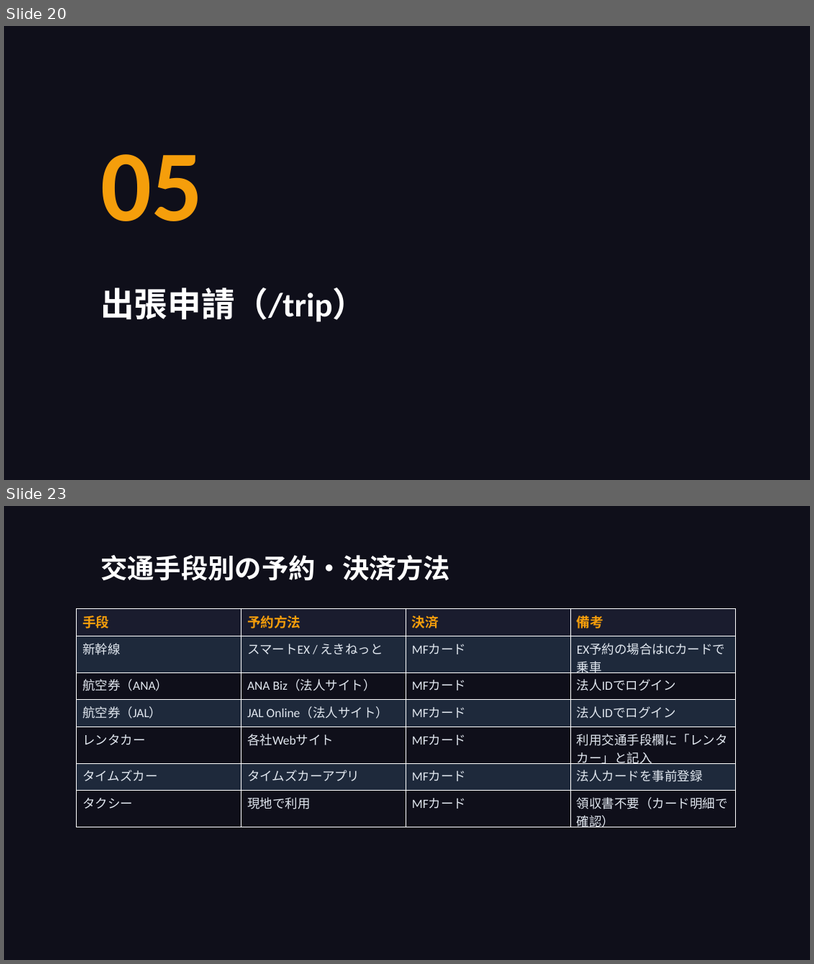
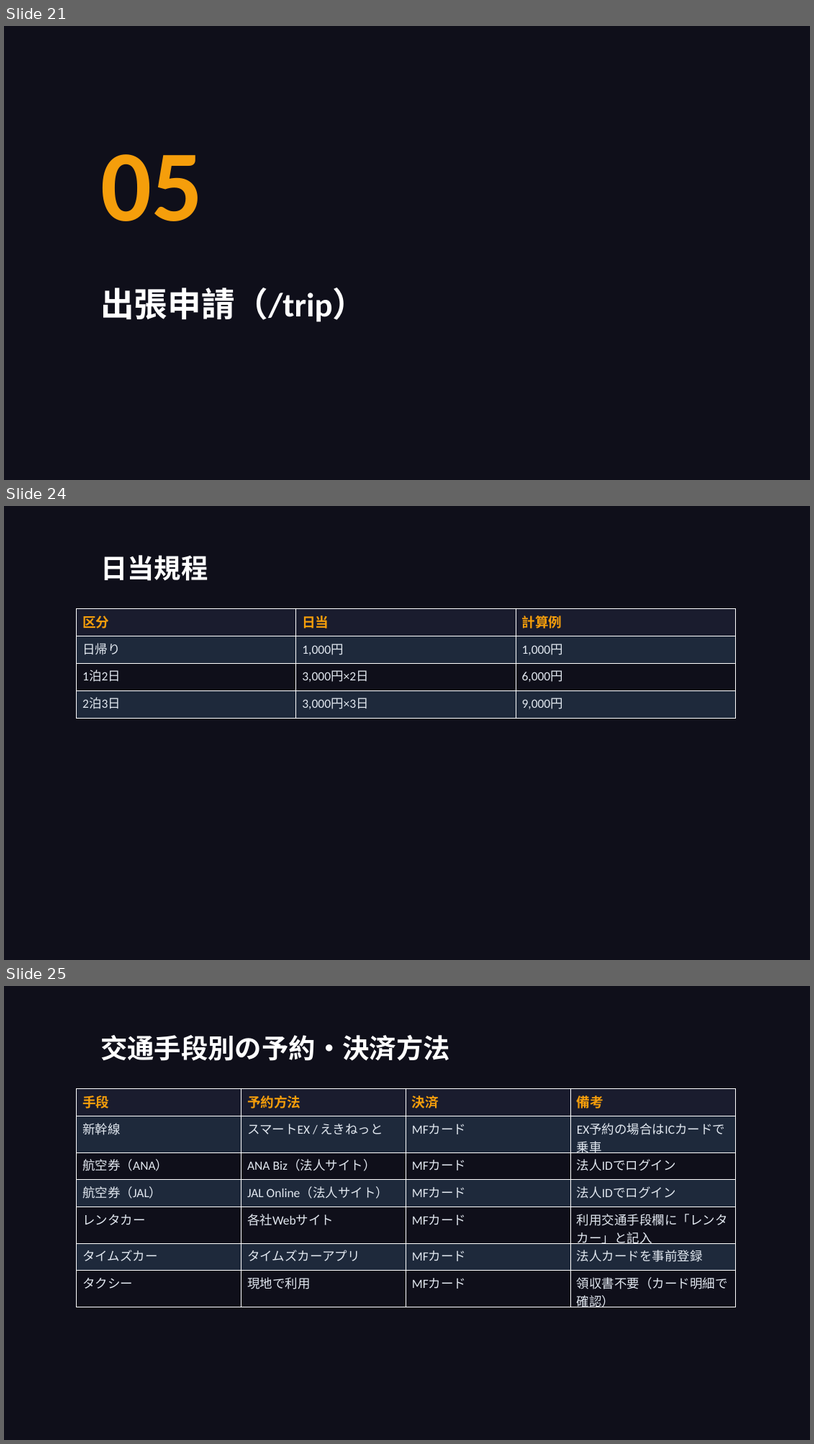
Before and after one commit to takeshiizawa123/next-procurement-poc, a slide deck: docs/user-manual.pptx. Shown one above the other, each under a label of ours: slides 20 and 23 before the commit, slides 21, 24 and 25 after it; the slides between them are not shown. The pictures are 814x964 and 814x1444 pixels, drawn with LibreOffice and Linux fonts; fonts in the diff are those of the drawing. Boxes give left, top, right and bottom in pixels: in the first picture for what was removed or moved away, otherwise in the second. Text is boxed around its words. In the diff, an @@ line names an element or a change of style, - is before the commit and + after.

```diff
--- a/docs/user-manual.pptx
+++ b/docs/user-manual.pptx
@@ slide 24 added at (4, 506, 810, 960), background #0F0F1A @@
@@ text added at (100, 555, 208, 581), 32 pt, text #FFFFFF, bold @@
+日当規程
@@ table added at (77, 609, 736, 718), 4 rows, 3 columns @@
+区分 | 日当 | 計算例
+日帰り | 1,000円 | 1,000円
+1泊2日 | 3,000円×2日 | 6,000円
+2泊3日 | 3,000円×3日 | 9,000円
@@ what was slide 20 is now slide 21 @@
@@ what was slide 23 is now slide 25 @@
```
Also in this commit, not shown: 4 slides changed, 1 other slide added, 5 other files.
